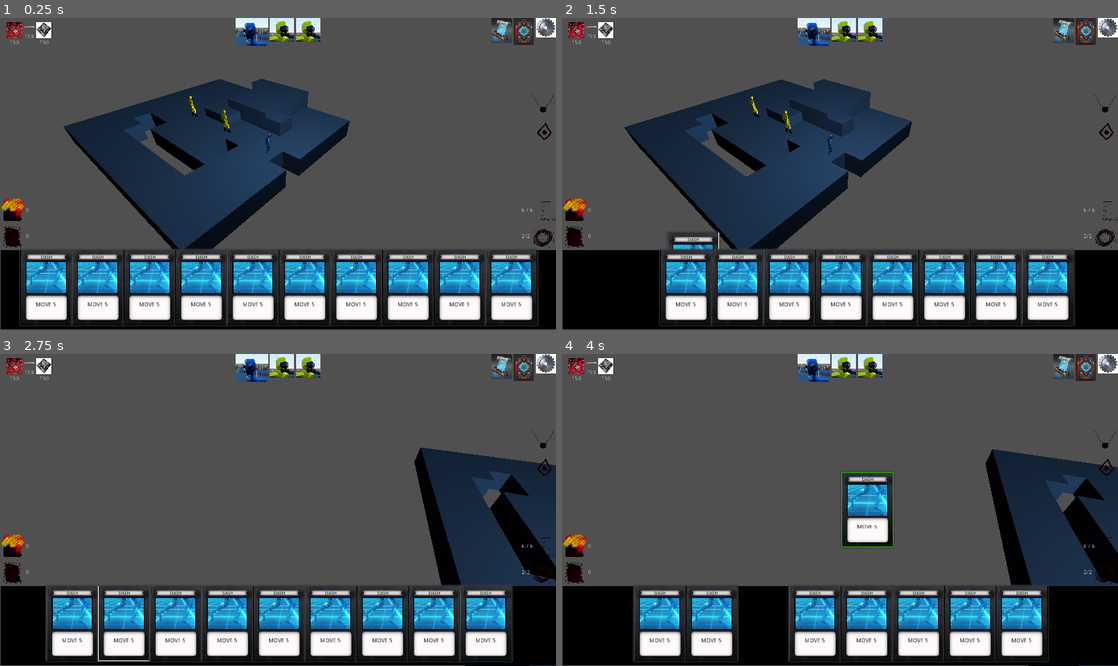
Above: before the commit, frames 1-4 (two rows, left to right).
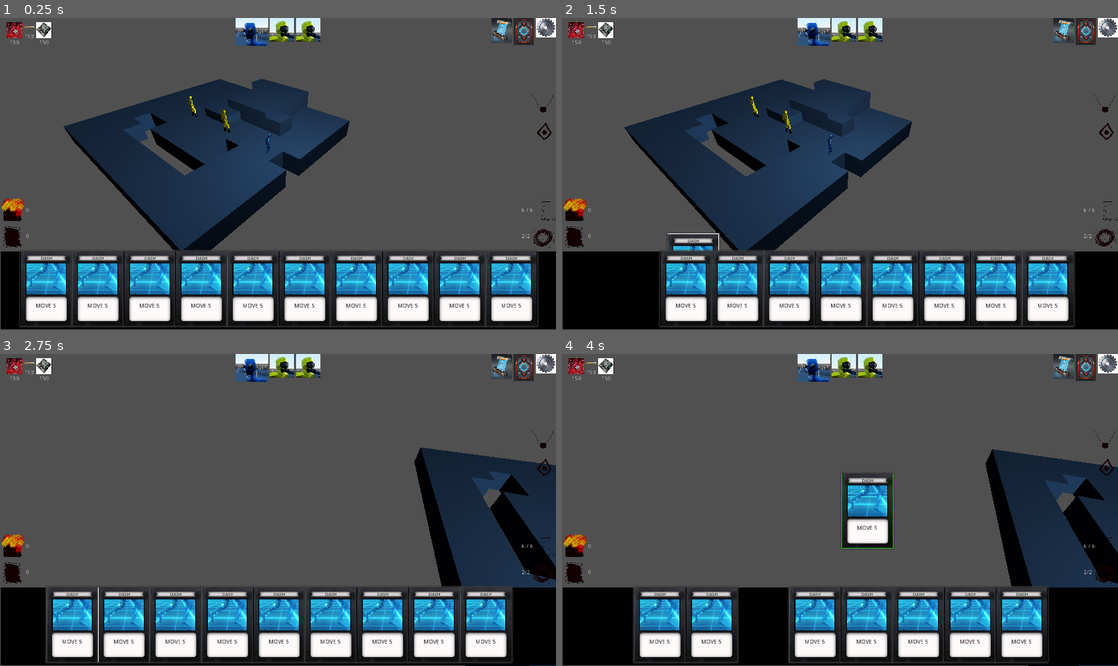
Above: after the commit, the same moments.

Repository: richardbonneau/space-rogue
Game: Godot game, scene res://Main/Main.tscn
The game is run twice, just before and just after one commit, with the same random seed, the same clock (stepped at 60 frames per second) and the same inputs. The engine's default icon, where the game draws it, is replaced by a stand-in: a white triangle on a blue panel in a dark square.
Inputs (mouse positions are in pixels of both pictures, inside the frame that each line leads up to):
- Up to frame 1 (0.25 s): no input
- Up to frame 2 (1.5 s): tap Enter at 0.5 s; drag from (606, 286) to (895, 105) at 0.52 s; drag from (634, 286) to (812, 236) at 1.27 s
- Up to frame 3 (2.75 s): move the mouse to (122, 622) at 2.02 s; hold A (left) from 2.03 s (still down); hold Q (q) from 2.03 s (still down); click (122, 622) at 2.17 s; tap E (e) at 2.3 s
- Up to frame 4 (4 s): release A (left) at 2.75 s; release Q (q) at 2.75 s; drag from (739, 622) to (673, 463) at 2.77 s; drag from (762, 622) to (867, 510) at 3.52 s

The runs differ from the first frame. In frame 1, 6.9% of the frame differs, in the area x 0-100%, y 73-100%; in frame 2, 5.9%; in frame 3, 6.2%; in frame 4, 5.6%.

Commit message:
fixed movements bugs

Diff:
--- a/Entities/Scripts/EnemyAi.gd
+++ b/Entities/Scripts/EnemyAi.gd
@@ -23,7 +23,7 @@
 	var shortest_path_size = 9999
 	var tile_to_move_to
 	for tile in player_node_neighbours:
-
+		if tile.taken: continue
 		var path = pathfinder.find_path(current_node,tile)
 		var path_size = path.size()
 		if path_size < shortest_path_size:
--- a/Level/Scripts/Pathfinder.gd
+++ b/Level/Scripts/Pathfinder.gd
@@ -28,6 +28,7 @@
 	destination_origin = destTile.get_global_transform().origin
 
 	path = find_path(entity_tile, destTile)
+	print(destTile.taken," ",entity_tile.taken)
 	entity_tile.taken = false
 	destTile.taken = true
 	entity_is_moving = true
@@ -45,7 +46,7 @@
 	rounds.get_active_entity().look_at(next_tile_origin, Vector3(0,1,0))
 	rounds.get_active_entity().move_and_slide(offset.normalized() * move_speed * delta)
 
-	last_entity_rotation = Vector3(0,rounds.get_active_entity().get_rotation().y,0)
+	last_entity_rotation = rounds.get_active_entity().get_rotation()
 
 	if distance_to_destination < movement_stop_thresold:
 		if entity_type == "Player": player_actions.player_remaining_move -= 1
@@ -59,13 +60,14 @@
 	camera.player_select_tile_for_movement = false
 	camera.clear_highlighted_path()
 	rounds.get_active_entity().get_node("AnimationPlayer").play("Idle")
-	rounds.get_active_entity().set_rotation(last_entity_rotation)
+	rounds.get_active_entity().set_rotation(Vector3(0,last_entity_rotation.y,0))
+	print("last_entity_rotation ",last_entity_rotation)
 	entity_is_moving = false
 	rounds.get_active_entity().set_global_transform(destination_tile.get_global_transform())
 	path = null
 	path_index = 0
 	entity_type = null
-	print(" rotation ",rounds.get_active_entity().get_rotation()," transform ",rounds.get_active_entity().get_global_transform().origin)
+
 	rounds.next_turn()
 
 
--- a/Level/Scripts/Rounds.gd
+++ b/Level/Scripts/Rounds.gd
@@ -32,6 +32,7 @@
 		print("rounds ",entity.get_current_tile())
 
 func next_turn():
+	yield(get_tree().create_timer(.5), "timeout")
 	var entity_to_push_back = turn_order[0]
 	turn_order.erase(entity_to_push_back)
 	turn_order.append(entity_to_push_back)
--- a/UI/Hand.tscn
+++ b/UI/Hand.tscn
@@ -25,7 +25,7 @@
 anchor_right = 1.0
 anchor_bottom = 1.0
 margin_left = 2.0
-margin_top = 570.0
+margin_top = 573.0
 margin_right = 2.0
 size_flags_horizontal = 3
 size_flags_vertical = 3
@@ -89,10 +89,10 @@
 margin_bottom = 181.771
 
 [node name="Card10" parent="Container" instance=ExtResource( 1 )]
-margin_left = 897.0
-margin_top = -0.729431
-margin_right = 1022.0
-margin_bottom = 181.771
+margin_left = 1028.85
+margin_top = 4.61591
+margin_right = 1155.85
+margin_bottom = 189.116
 
 [node name="UsedCards" type="VBoxContainer" parent="."]
 anchor_top = 0.5
